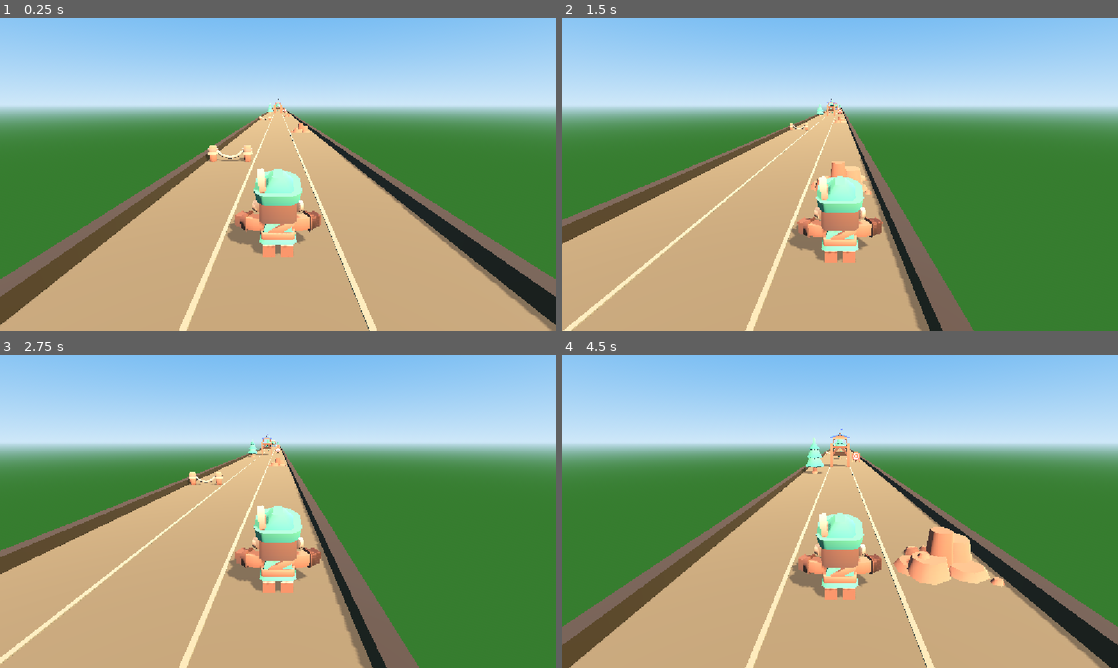
Above: before the commit, frames 1-4 (two rows, left to right).
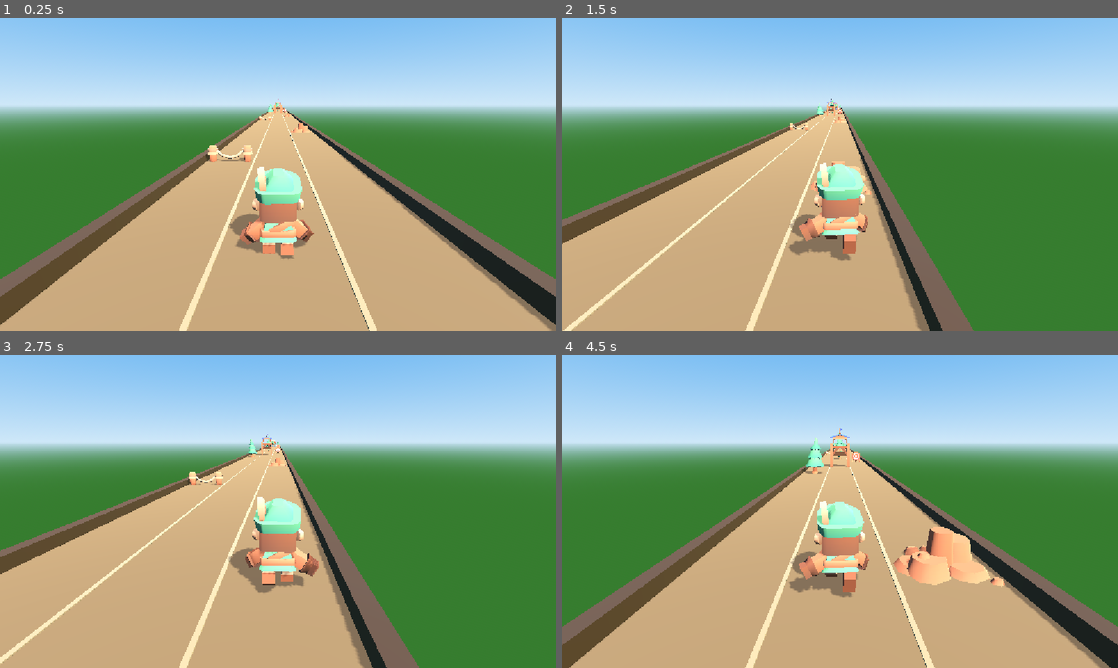
Above: after the commit, the same moments.

Repository: emrullah-enis-ctnky/RobinRunnerGame-Godot
Game: Godot game, scene res://scenes/world/world.tscn
The game is run twice, just before and just after one commit, with the same random seed, the same clock (stepped at 60 frames per second) and the same inputs.
Inputs (mouse positions are in pixels of both pictures, inside the frame that each line leads up to):
- Up to frame 1 (0.25 s): no input
- Up to frame 2 (1.5 s): tap Enter (ui_accept) at 0.5 s; move the mouse to (962, 158) at 0.52 s; hold Right (move_right) 0.53-1.25 s; tap Space (jump) at 0.6, 0.77, 1.07 s; click (962, 158) at 0.67 s; drag from (728, 190) to (812, 237) at 1.27 s
- Up to frame 3 (2.75 s): move the mouse to (333, 442) at 2.02 s; hold Right (move_right) from 2.03 s (still down); tap Space (jump) at 2.1 s
- Up to frame 4 (4.5 s): release Right (move_right) at 2.75 s; drag from (812, 574) to (673, 464) at 2.77 s; move the mouse to (1006, 558) at 3.52 s; hold Left (move_left) 3.53-4.25 s; tap Space (jump) at 3.6, 3.77, 4.07 s; drag from (673, 464) to (756, 433) at 4.27 s

The runs differ from the first frame. In frame 1, 1.3% of the frame differs, in the area x 40-58%, y 25-77%; in frame 2, 2.7%, in the area x 40-58%, y 26-79%; in frame 3, 2.3%; in frame 4, 2.6%.

Commit message:
feat(animation): wire archer clips and add foliage wind sway
Phase 6 Step 6.1 - Player animation:
- Drive the archer's built-in AnimationPlayer from PlayerController with a
  state-driven clip mapping (idle, sprint, jump, fall, crouch, die), speed
  scaled run playback, and 0.15s crossfade blending.

Phase 6 Step 6.2 - Lane-change banking remains procedural in PlayerController.

Phase 6 Step 6.4 - Environment wind:
- Add shaders/foliage_wind.gdshader, a shared world-space wind field that
  bends the upper part of each plant toward one common direction with a
  world-position phase offset.
- Add scripts/world/wind_foliage.gd (WindFoliage) which reuses each mesh's
  original albedo texture and measured height, and wrap the tree, tall tree,
  and arch flag meshes with it.

Co-authored-by: CommandCodeBot <noreply@commandcode.ai>

Diff:
--- a/scenes/obstacles/obstacle_tree.tscn
+++ b/scenes/obstacles/obstacle_tree.tscn
@@ -2,6 +2,7 @@
 
 [ext_resource type="Script" path="res://scripts/obstacles/obstacle.gd" id="1_obstacle"]
 [ext_resource type="PackedScene" path="res://assets/models/tree.glb" id="2_mesh"]
+[ext_resource type="Script" path="res://scripts/world/wind_foliage.gd" id="3_wind"]
 
 [sub_resource type="BoxShape3D" id="BoxShape3D_block"]
 size = Vector3(1.1, 2.6, 0.9)
@@ -17,5 +18,8 @@
 transform = Transform3D(1, 0, 0, 0, 1, 0, 0, 0, 1, 0, 1.3, 0)
 shape = SubResource("BoxShape3D_block")
 
-[node name="Mesh" parent="." instance=ExtResource("2_mesh")]
+[node name="WindFoliage" type="Node3D" parent="."]
+script = ExtResource("3_wind")
+
+[node name="Mesh" parent="WindFoliage" instance=ExtResource("2_mesh")]
 transform = Transform3D(1.6, 0, 0, 0, 1.6, 0, 0, 0, 1.6, 0, 0, 0)
--- a/scenes/obstacles/obstacle_tree_tall.tscn
+++ b/scenes/obstacles/obstacle_tree_tall.tscn
@@ -2,6 +2,7 @@
 
 [ext_resource type="Script" path="res://scripts/obstacles/obstacle.gd" id="1_obstacle"]
 [ext_resource type="PackedScene" path="res://assets/models/tree-high.glb" id="2_mesh"]
+[ext_resource type="Script" path="res://scripts/world/wind_foliage.gd" id="3_wind"]
 
 [sub_resource type="BoxShape3D" id="BoxShape3D_block"]
 size = Vector3(1.1, 3.5, 0.9)
@@ -17,5 +18,8 @@
 transform = Transform3D(1, 0, 0, 0, 1, 0, 0, 0, 1, 0, 1.75, 0)
 shape = SubResource("BoxShape3D_block")
 
-[node name="Mesh" parent="." instance=ExtResource("2_mesh")]
+[node name="WindFoliage" type="Node3D" parent="."]
+script = ExtResource("3_wind")
+
+[node name="Mesh" parent="WindFoliage" instance=ExtResource("2_mesh")]
 transform = Transform3D(1.6, 0, 0, 0, 1.6, 0, 0, 0, 1.6, 0, 0, 0)
--- a/scenes/world/props/overhead_arch.tscn
+++ b/scenes/world/props/overhead_arch.tscn
@@ -1,9 +1,10 @@
-[gd_scene load_steps=9 format=3 uid="uid://coverheadarch"]
+[gd_scene load_steps=10 format=3 uid="uid://coverheadarch"]
 
 [ext_resource type="PackedScene" path="res://assets/models/building-structure.glb" id="1_structure"]
 [ext_resource type="PackedScene" path="res://assets/models/building-roof.glb" id="2_roof"]
 [ext_resource type="PackedScene" path="res://assets/models/flag.glb" id="3_flag"]
 [ext_resource type="Script" path="res://scripts/obstacles/obstacle.gd" id="4_obstacle"]
+[ext_resource type="Script" path="res://scripts/world/wind_foliage.gd" id="5_wind"]
 
 [sub_resource type="StandardMaterial3D" id="StandardMaterial3D_beam"]
 albedo_color = Color(0.38, 0.22, 0.12, 1)
@@ -33,7 +34,10 @@
 [node name="Roof" parent="." instance=ExtResource("2_roof")]
 transform = Transform3D(1.5, 0, 0, 0, 0.8, 0, 0, 0, 0.8, 0, 2.3, 0)
 
-[node name="Flag" parent="." instance=ExtResource("3_flag")]
+[node name="WindFoliage" type="Node3D" parent="."]
+script = ExtResource("5_wind")
+
+[node name="Flag" parent="WindFoliage" instance=ExtResource("3_flag")]
 transform = Transform3D(0.9, 0, 0, 0, 0.9, 0, 0, 0, 0.9, 0, 3.1, 0)
 
 [node name="HangingBeam" type="MeshInstance3D" parent="."]
--- a/scripts/player/player_controller.gd
+++ b/scripts/player/player_controller.gd
@@ -8,6 +8,15 @@
 const HAZARD_OVERHEAD_BARRIER: String = "overhead_barrier"
 const STUMBLE_TILT_FORWARD: float = -0.35
 const HEAD_BUMP_TILT_BACK: float = 0.3
+
+# Animation clip names baked into the archer model
+const ANIM_IDLE: String = "idle"
+const ANIM_RUN: String = "sprint"
+const ANIM_JUMP: String = "jump"
+const ANIM_FALL: String = "fall"
+const ANIM_CROUCH: String = "crouch"
+const ANIM_DEATH: String = "die"
+const ANIM_BLEND_TIME: float = 0.15
 
 @export var lane_switch_speed: float = GameConfig.LANE_SWITCH_SPEED
 @export var jump_velocity: float = GameConfig.JUMP_VELOCITY
@@ -38,11 +47,15 @@
 @onready var collision_shape: CollisionShape3D = get_node_or_null("CollisionShape3D")
 @onready var hazard_detector: Area3D = get_node_or_null("HazardDetector")
 @onready var hazard_shape: CollisionShape3D = get_node_or_null("HazardDetector/CollisionShape3D")
+@onready var animation_player: AnimationPlayer = get_node_or_null("Model/ArcherModel/AnimationPlayer")
+
+var current_animation: String = ""
 
 
 ## Initializes the player state and connects to global lifecycle signals.
 func _ready() -> void:
 	_prepare_hitboxes()
+	_setup_animations()
 	reset_player()
 	if has_node("/root/EventBus"):
 		var bus: Node = get_node("/root/EventBus")
@@ -81,6 +94,7 @@
 		if not is_on_floor():
 			velocity.y -= gravity * delta
 			move_and_slide()
+		_update_animation()
 		return
 
 	_update_stumble(delta)
@@ -104,6 +118,7 @@
 
 	move_and_slide()
 	_check_landing()
+	_update_animation()
 
 
 ## Captures discrete player inputs for lane switching, jumping, and ducking/sliding.
@@ -288,6 +303,7 @@
 	velocity = Vector3.ZERO
 	if visual_model:
 		visual_model.rotation = Vector3.ZERO
+	_play_animation(ANIM_DEATH, true)
 
 	if has_node("/root/EventBus"):
 		var bus: Node = get_node("/root/EventBus")
@@ -315,3 +331,68 @@
 		visual_model.scale = Vector3.ONE
 		visual_model.rotation = Vector3.ZERO
 	_apply_stance(false)
+	_play_animation(ANIM_IDLE, true)
+
+
+## Enables linear looping on the clips that must cycle continuously.
+func _setup_animations() -> void:
+	if animation_player == null:
+		return
+	_set_animation_loop(ANIM_IDLE)
+	_set_animation_loop(ANIM_RUN)
+	_set_animation_loop(ANIM_CROUCH)
+
+
+## Enables linear looping on a single clip when the model provides it.
+func _set_animation_loop(anim_name: String) -> void:
+	if animation_player.has_animation(anim_name):
+		animation_player.get_animation(anim_name).loop_mode = Animation.LOOP_LINEAR
+
+
+## Picks the clip matching the current gameplay state and blends to it.
+func _update_animation() -> void:
+	if animation_player == null:
+		return
+	var anim_name: String = _resolve_animation()
+	_play_animation(anim_name)
+	_apply_animation_speed(anim_name)
+
+
+## Maps movement, stance, and life state to an animation clip name.
+func _resolve_animation() -> String:
+	if not can_control:
+		return ANIM_DEATH
+	if is_ducking:
+		return ANIM_CROUCH
+	if not is_on_floor():
+		return ANIM_JUMP if velocity.y > 0.0 else ANIM_FALL
+	if _is_game_playing():
+		return ANIM_RUN
+	return ANIM_IDLE
+
+
+## Returns true while the game manager reports the active run state.
+func _is_game_playing() -> bool:
+	if has_node("/root/GameManager"):
+		var gm: Node = get_node("/root/GameManager")
+		return gm.current_state == gm.GameState.PLAYING
+	return true
+
+
+## Blends to a clip unless it is already the active one.
+func _play_animation(anim_name: String, force: bool = false) -> void:
+	if animation_player == null or not animation_player.has_animation(anim_name):
+		return
+	if not force and anim_name == current_animation:
+		return
+	current_animation = anim_name
+	animation_player.play(anim_name, ANIM_BLEND_TIME)
+
+
+## Scales run playback so the stride keeps pace with forward speed.
+func _apply_animation_speed(anim_name: String) -> void:
+	var target_scale: float = 1.0
+	if anim_name == ANIM_RUN and has_node("/root/GameManager"):
+		var gm: Node = get_node("/root/GameManager")
+		target_scale = clampf(gm.current_speed / GameConfig.INITIAL_FORWARD_SPEED, 1.0, 1.6)
+	animation_player.speed_scale = target_scale
--- /dev/null
+++ b/scripts/world/wind_foliage.gd
@@ -0,0 +1,54 @@
+class_name WindFoliage
+extends Node3D
+## Swaps the materials of every mesh beneath this node for the wind-sway shader.
+
+const WIND_SHADER: Shader = preload("res://shaders/foliage_wind.gdshader")
+
+## Peak horizontal travel as a fraction of the plant's world height.
+@export_range(0.0, 0.5, 0.01) var sway_ratio: float = 0.1
+
+
+## Applies the wind shader to the meshes nested under this node.
+func _ready() -> void:
+	_apply_wind(self)
+
+
+## Walks the subtree and converts every mesh instance to the wind material.
+func _apply_wind(node: Node) -> void:
+	if node is MeshInstance3D:
+		_windify(node)
+	for child in node.get_children():
+		_apply_wind(child)
+
+
+## Builds a wind shader material that keeps the mesh's original albedo look.
+func _windify(mesh_instance: MeshInstance3D) -> void:
+	var material := ShaderMaterial.new()
+	material.shader = WIND_SHADER
+
+	var bounds: AABB = mesh_instance.get_aabb()
+	var local_height: float = maxf(bounds.size.y, 0.001)
+	var world_height: float = local_height * mesh_instance.global_transform.basis.get_scale().y
+	material.set_shader_parameter("sway_height", local_height)
+	material.set_shader_parameter("sway_amplitude", world_height * sway_ratio)
+
+	var source := _source_material(mesh_instance)
+	if source != null:
+		material.set_shader_parameter("albedo_texture", source.albedo_texture)
+		material.set_shader_parameter("albedo_color", source.albedo_color)
+
+	mesh_instance.material_override = material
+
+
+## Finds the first standard material assigned to the mesh's surfaces.
+func _source_material(mesh_instance: MeshInstance3D) -> StandardMaterial3D:
+	var mesh := mesh_instance.mesh
+	if mesh == null:
+		return null
+	for surface in mesh.get_surface_count():
+		var material: Material = mesh_instance.get_surface_override_material(surface)
+		if material == null:
+			material = mesh.surface_get_material(surface)
+		if material is StandardMaterial3D:
+			return material
+	return null
--- /dev/null
+++ b/shaders/foliage_wind.gdshader
@@ -0,0 +1,41 @@
+shader_type spatial;
+render_mode cull_back;
+
+// Shared wind field: every instance bends toward the same world direction.
+uniform vec3 wind_direction = vec3(0.85, 0.0, 0.53);
+uniform float wind_speed : hint_range(0.0, 5.0, 0.01) = 1.1;
+uniform float gust_turbulence : hint_range(0.0, 1.0, 0.01) = 0.35;
+uniform float phase_spread : hint_range(0.0, 2.0, 0.01) = 0.6;
+
+// Per-mesh sway setup, filled in by the WindFoliage node.
+uniform float sway_height = 1.0;
+uniform float sway_amplitude = 0.15;
+
+// Surface look copied from the model's own material.
+uniform sampler2D albedo_texture : source_color;
+uniform vec3 albedo_color : source_color = vec3(1.0);
+
+void vertex() {
+	vec3 world_position = (MODEL_MATRIX * vec4(VERTEX, 1.0)).xyz;
+
+	// Only the upper part of the plant bends; the rooted base stays planted.
+	float height_factor = clamp(VERTEX.y / max(sway_height, 0.0001), 0.0, 1.0);
+	height_factor = height_factor * height_factor;
+
+	// World-space phase keeps neighbouring plants out of lockstep while the wind stays shared.
+	float phase = world_position.x * phase_spread + world_position.z * phase_spread;
+	float gust = sin(TIME * wind_speed + phase);
+	float flutter = sin(TIME * wind_speed * 2.7 + phase * 1.9) * gust_turbulence;
+	float sway = (gust + flutter) * height_factor * sway_amplitude;
+
+	vec2 wind_axis = normalize(wind_direction.xz);
+	vec3 offset = vec3(wind_axis.x, 0.0, wind_axis.y) * sway;
+
+	VERTEX = (inverse(MODEL_MATRIX) * vec4(world_position + offset, 1.0)).xyz;
+}
+
+void fragment() {
+	ALBEDO = texture(albedo_texture, UV).rgb * albedo_color;
+	ROUGHNESS = 0.85;
+	SPECULAR = 0.15;
+}
Not shown, added: scripts/world/wind_foliage.gd.uid
Not shown, added: shaders/foliage_wind.gdshader.uid
Not shown, changed: memory-bank/progress.md
